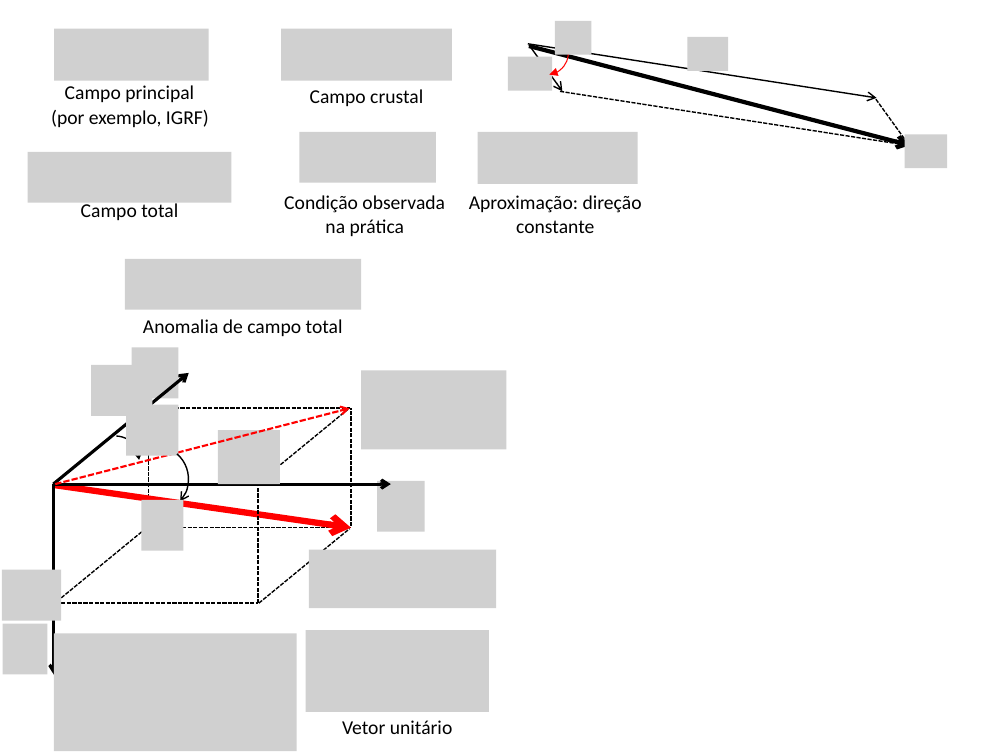
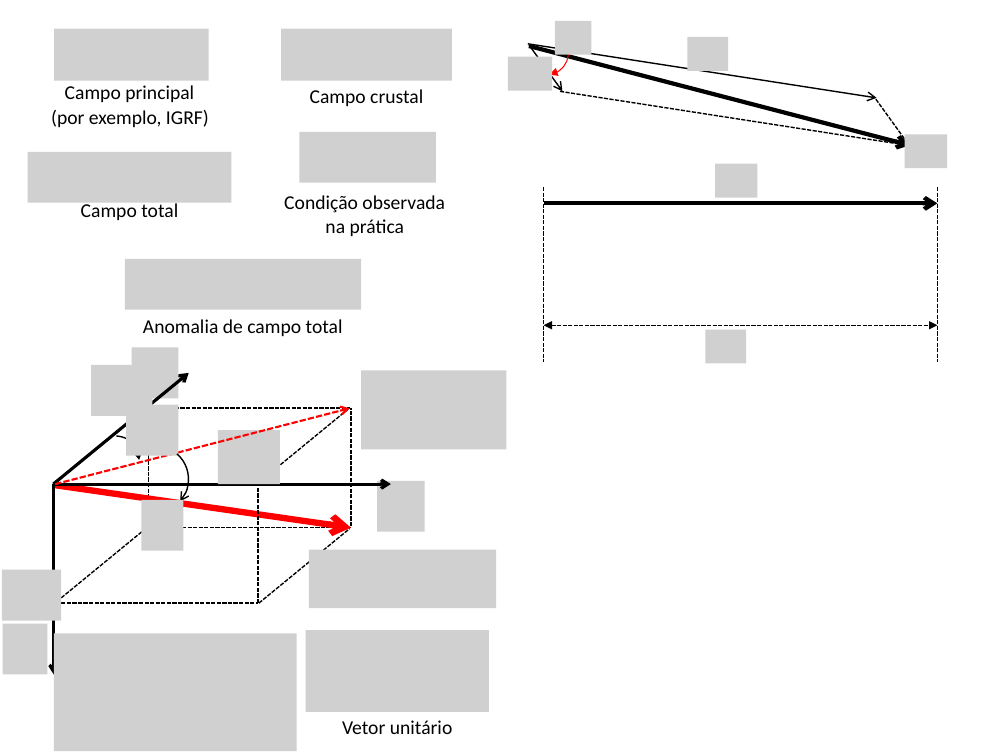
Before and after one commit to pinga-lab/CE-VII-SimBGf-2016, a slide deck: slide 17 of slides/4b_anomalia_campo_total.pptx. Drawn at 1008x756 pixels with LibreOffice and Linux fonts; fonts in the diff are those of the drawing; grey boxes stand for pictures. Boxes give left, top, right and bottom in pixels: in the first picture for what was removed or moved away, otherwise in the second. Text is boxed around its words. In the diff, an @@ line names an element or a change of style, - is before the commit and + after.

```diff
--- a/slides/4b_anomalia_campo_total.pptx
+++ b/slides/4b_anomalia_campo_total.pptx
@@ picture removed at (x1=478, y1=132, x2=638, y2=184) @@
@@ picture added at (x1=715, y1=163, x2=757, y2=198) @@
@@ text removed at (x1=469, y1=195, x2=642, y2=233) @@
-Aproximação: direção constante
@@ arrow added from (543, 204) to (937, 204), #000000 3 pt @@
@@ line added from (543, 186) to (543, 362), #000000 1 pt dashed @@
@@ line added from (937, 186) to (937, 362), #000000 1 pt dashed @@
@@ double arrow added from (543, 326) to (937, 326), #000000 1 pt dashed @@
@@ picture added at (x1=706, y1=330, x2=747, y2=364) @@
```
Also in this commit, not shown: 2 other slides changed, 3 slides added, 1 slide removed.
